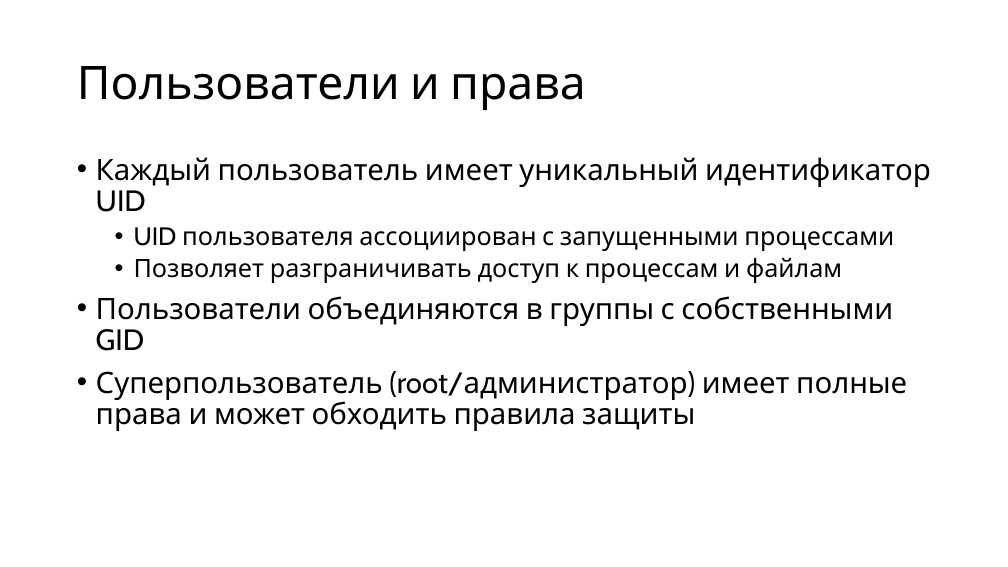
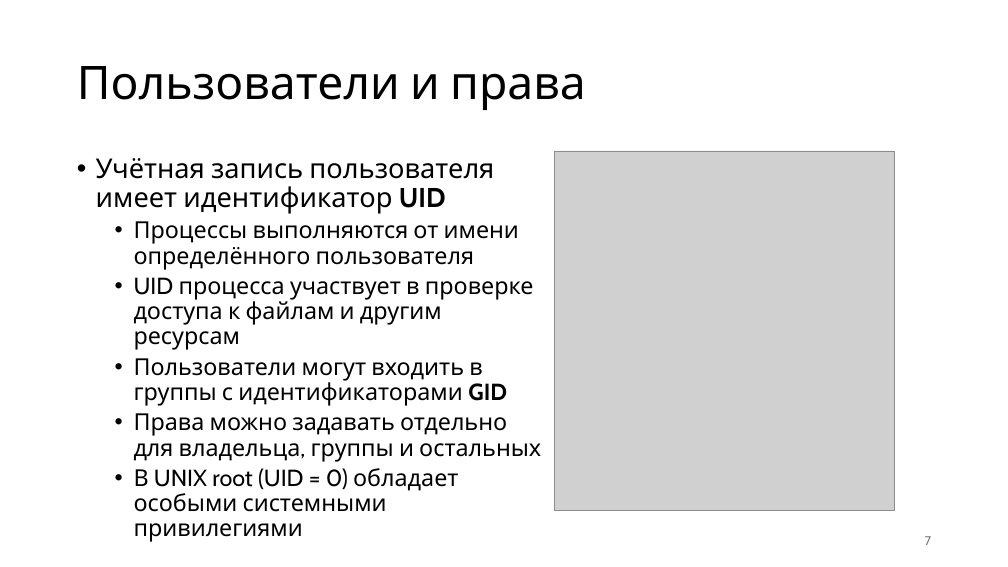
Before and after one commit to alexey-malov/os-course, a slide deck: slide 7 of lectures/02/Основные концепции ОС.pptx. Drawn at 1008x567 pixels with LibreOffice and Linux fonts; fonts in the diff are those of the drawing; grey boxes stand for pictures. Boxes give left, top, right and bottom in pixels: in the first picture for what was removed or moved away, otherwise in the second. Text is boxed around its words. In the diff, an @@ line names an element or a change of style, - is before the commit and + after.

```diff
--- a/lectures/02/Основные концепции ОС.pptx
+++ b/lectures/02/Основные концепции ОС.pptx
@@ text at box(96, 158, 541, 512): text changed; size 28 to 22.2 pt @@
-• Каждый пользователь имеет уникальный идентификатор UID
-  • UID пользователя ассоциирован с запущенными процессами
-  • Позволяет разграничивать доступ к процессам и файлам
-• Пользователи объединяются в группы с собственными GID
-• Суперпользователь (root/администратор) имеет полные права и может обходить правила защиты
+• Учётная запись пользователя имеет идентификатор UID
+  • Процессы выполняются от имени определённого пользователя
+  • UID процесса участвует в проверке доступа к файлам и другим ресурсам
+  • Пользователи могут входить в группы с идентификаторами GID
+  • Права можно задавать отдельно для владельца, группы и остальных
+  • В UNIX root (UID = 0) обладает особыми системными привилегиями
@@ picture added at box(554, 151, 895, 511) @@
@@ page number added at box(925, 536, 931, 545), 12 pt, text #797979 @@
+7
```
Also in this commit, not shown: 28 other slides changed, 11 slides added, 43 slides removed, 2 other files.
